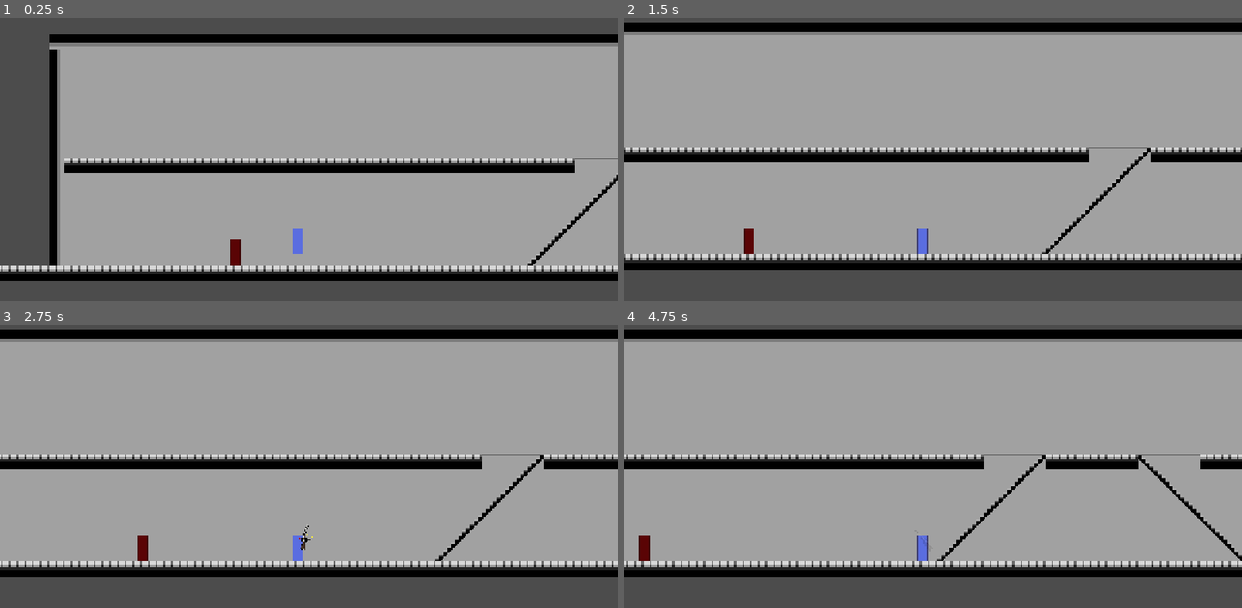
Above: before the commit, frames 1-4 (two rows, left to right).
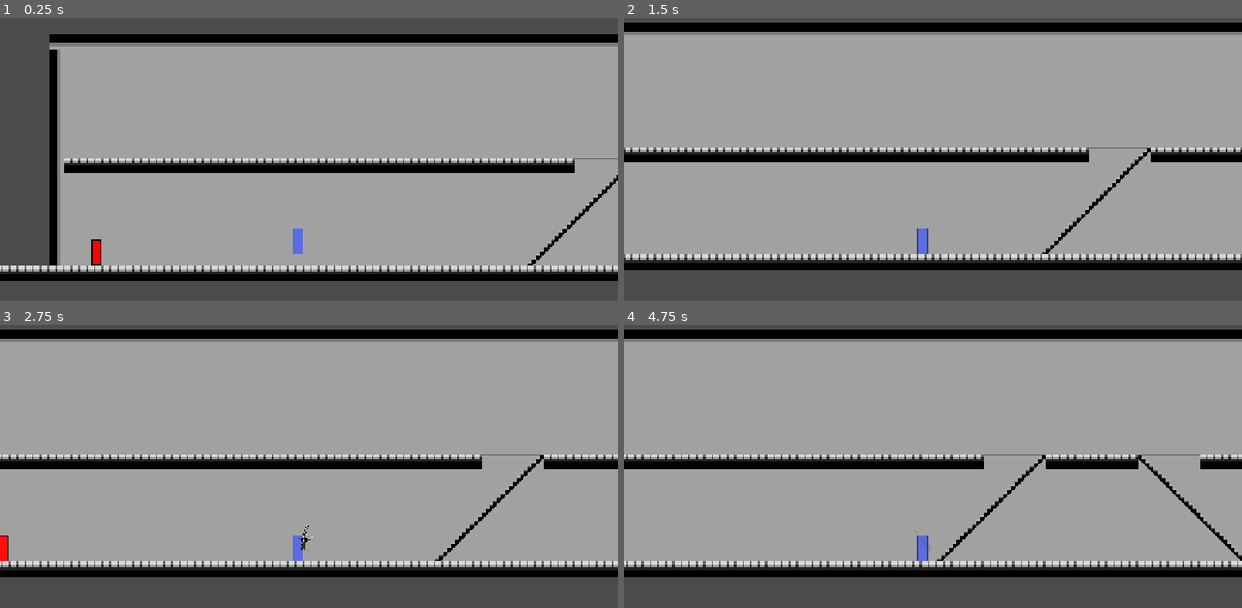
Above: after the commit, the same moments.

Repository: rohanwinsor/2dshooter-prototype
Game: Godot game, scene res://scripts/test_scene.tscn
Same seed, same stepped clock (60 frames per second), same inputs: the game is played once before the commit and once after it.
Inputs (mouse positions are in pixels of both pictures, inside the frame that each line leads up to):
- Up to frame 1 (0.25 s): no input
- Up to frame 2 (1.5 s): move the mouse to (1068, 111) at 0.52 s; hold Right mouse button (aim) 0.53-1.28 s; hold D (right) from 0.53 s (still down); tap Space (jump) at 0.77 s; click (1068, 111) at 0.8 s; move the mouse to (809, 145) at 1.27 s; click (809, 145) at 1.35 s
- Up to frame 3 (2.75 s): tap Space (jump) at 1.52 s; right-click (185, 452) at 1.55 s; move the mouse to (370, 358) at 2.02 s; release D (right) at 2.03 s; hold A (left) from 2.03 s (still down); hold Right mouse button (aim) from 2.03 s (still down); click (370, 358) at 2.3 s
- Up to frame 4 (4.75 s): move the mouse to (902, 503) at 2.77 s; release A (left) at 2.78 s; release Right mouse button (aim) at 2.78 s; hold D (right) 2.78-4.28 s; tap Shift (shift) at 2.85 s; tap Space (jump) at 3.02, 3.77, 4.52 s; right-click (902, 503) at 3.05 s; move the mouse to (1118, 486) at 3.52 s; click (1118, 486) at 3.6 s; move the mouse to (747, 381) at 4.27 s; hold A (left) from 4.28 s (still down); tap 1 (weapon_1) at 4.35 s; right-click (747, 381) at 4.55 s

The runs differ from the first frame. In frame 1, 0.3% of the frame differs, in the area x 14-39%, y 78-88%; in frame 2, 0.1%; in frame 3, 0.3%; in frame 4, 0.2%.

Commit message:
feat: add enemy AI with detection and engagement system

Diff:
--- a/entities/enemy.tscn
+++ b/entities/enemy.tscn
@@ -1,10 +1,78 @@
-[gd_scene load_steps=4 format=3 uid="uid://blbxecdtwf6kf"]
+[gd_scene load_steps=18 format=3 uid="uid://blbxecdtwf6kf"]
 
-[ext_resource type="Texture2D" uid="uid://bcnoqr02vgjst" path="res://assets/player.png" id="1_p7g5j"]
 [ext_resource type="Script" uid="uid://bd6gpigvm1xfg" path="res://scripts/enemy.gd" id="1_pqhw6"]
+[ext_resource type="Texture2D" uid="uid://dul2fjvh5hkah" path="res://assets/enemy.png" id="2_ae2me"]
+[ext_resource type="Texture2D" uid="uid://dlxw450qre2lu" path="res://assets/gun/gun_000.png" id="3_ae2me"]
+[ext_resource type="Texture2D" uid="uid://qflgm5lw7nj7" path="res://assets/gun/gun_001.png" id="4_fp52m"]
+[ext_resource type="Texture2D" uid="uid://c5g4so2ggedy8" path="res://assets/gun/gun_002.png" id="5_s5aq6"]
+[ext_resource type="Texture2D" uid="uid://dajmx6wdt7rw8" path="res://assets/gun/gun_003.png" id="6_od71d"]
+[ext_resource type="Texture2D" uid="uid://b3s2fit4cm6k8" path="res://assets/gun/gun_004.png" id="7_hjq3p"]
+[ext_resource type="Texture2D" uid="uid://cxp4hibt5af8q" path="res://assets/gun/gun_005.png" id="8_gdhdb"]
+[ext_resource type="Texture2D" uid="uid://chrv6sg36sawj" path="res://assets/gun/gun_006.png" id="9_raxss"]
+[ext_resource type="Texture2D" uid="uid://iad0edhvoypp" path="res://assets/gun/gun_007.png" id="10_l6mrk"]
+[ext_resource type="Texture2D" uid="uid://yoexh6fh084t" path="res://assets/gun/gun_008.png" id="11_osk6j"]
+[ext_resource type="Texture2D" uid="uid://bqsnjh8fb6eb7" path="res://assets/gun/gun_009.png" id="12_psot4"]
+[ext_resource type="Texture2D" uid="uid://pr38mod8nn2p" path="res://assets/gun/gun_010.png" id="13_vg2e3"]
+[ext_resource type="Texture2D" uid="uid://gj0p1sskq0wy" path="res://assets/gun/gun_011.png" id="14_qlx3c"]
+[ext_resource type="Texture2D" uid="uid://cpr2p0m03wwfg" path="res://assets/gun/gun_012.png" id="15_hikxb"]
 
 [sub_resource type="RectangleShape2D" id="RectangleShape2D_pqhw6"]
 size = Vector2(9, 28)
+
+[sub_resource type="SpriteFrames" id="SpriteFrames_ayeso"]
+animations = [{
+"frames": [{
+"duration": 1.0,
+"texture": ExtResource("3_ae2me")
+}],
+"loop": true,
+"name": &"idle",
+"speed": 5.0
+}, {
+"frames": [{
+"duration": 1.0,
+"texture": ExtResource("3_ae2me")
+}, {
+"duration": 1.0,
+"texture": ExtResource("4_fp52m")
+}, {
+"duration": 1.0,
+"texture": ExtResource("5_s5aq6")
+}, {
+"duration": 1.0,
+"texture": ExtResource("6_od71d")
+}, {
+"duration": 1.0,
+"texture": ExtResource("7_hjq3p")
+}, {
+"duration": 1.0,
+"texture": ExtResource("8_gdhdb")
+}, {
+"duration": 1.0,
+"texture": ExtResource("9_raxss")
+}, {
+"duration": 1.0,
+"texture": ExtResource("10_l6mrk")
+}, {
+"duration": 1.0,
+"texture": ExtResource("11_osk6j")
+}, {
+"duration": 1.0,
+"texture": ExtResource("12_psot4")
+}, {
+"duration": 1.0,
+"texture": ExtResource("13_vg2e3")
+}, {
+"duration": 1.0,
+"texture": ExtResource("14_qlx3c")
+}, {
+"duration": 1.0,
+"texture": ExtResource("15_hikxb")
+}],
+"loop": true,
+"name": &"shoot",
+"speed": 15.0
+}]
 
 [node name="Enemy" type="CharacterBody2D"]
 collision_layer = 2
@@ -14,8 +82,19 @@
 
 [node name="Sprite2D" type="Sprite2D" parent="."]
 scale = Vector2(0.5, 0.5)
-texture = ExtResource("1_p7g5j")
+texture = ExtResource("2_ae2me")
 
 [node name="CollisionShape2D" type="CollisionShape2D" parent="."]
 position = Vector2(-0.5, 2)
 shape = SubResource("RectangleShape2D_pqhw6")
+
+[node name="PlayerDetection" type="RayCast2D" parent="."]
+target_position = Vector2(46, 0)
+
+[node name="VisibleOnScreenNotifier2D" type="VisibleOnScreenNotifier2D" parent="."]
+
+[node name="Weapon" type="AnimatedSprite2D" parent="."]
+position = Vector2(17.999998, -1.9999999)
+scale = Vector2(0.06, 0.06)
+sprite_frames = SubResource("SpriteFrames_ayeso")
+animation = &"shoot"
--- a/scripts/enemy.gd
+++ b/scripts/enemy.gd
@@ -1,31 +1,169 @@
 extends CharacterBody2D
 
+const SPEED = 100.0
+const HUNT_SPEED = 50.0
+const ATTACK_RANGE = 200.0
+const DETECTION_TIME = 2.0  # seconds player must stay visible
 
-const SPEED = 300.0
-const JUMP_VELOCITY = -400.0
 @onready var sprite_2d: Sprite2D = $Sprite2D
-const GRAVITY = 1000.0  # pixels/sec²
+@onready var player_detection: RayCast2D = $PlayerDetection
+@onready var visible_on_screen_notifier_2d: VisibleOnScreenNotifier2D = $VisibleOnScreenNotifier2D
+@onready var weapon: AnimatedSprite2D = $Weapon
+
+var warning_shader: ShaderMaterial
+
 @export var spriteColor: Color = Color()
 @export var max_health: float = 100.0
+@export var state = State.IDLE
+@export var aim_tween_duration: float = 0.15
 
+var detection_distance: int = 1000
 var health: float
+var camera: Camera2D
+var is_player_detected: bool = false
+var player_loc: Vector2
+var previous_state: State = State.IDLE
+
+var player_visible_time: float = 0.0  # Time player stays in view
+
+enum State { IDLE, PATROL, HUNTING, ENGAGE }
+
 
 func _ready():
 	sprite_2d.modulate = spriteColor
 	health = max_health
+	if not camera:
+		camera = get_viewport().get_camera_2d()
+
+	# Setup warning flash shader
+	var shader = load("res://shaders/enemy_warning_flash.gdshader")
+	warning_shader = ShaderMaterial.new()
+	warning_shader.shader = shader
+	sprite_2d.material = warning_shader
+
+	# Weapon starts hidden
+	weapon.visible = true
+	weapon.modulate.a = 0.0
+
+
+func check_for_player(direction, delta) -> void:
+	if visible_on_screen_notifier_2d.is_on_screen():
+		player_detection.target_position = direction * detection_distance
+		player_detection.force_raycast_update()
+		if player_detection.is_colliding():
+			var collider = player_detection.get_collider()
+			if collider.is_in_group("Player"):
+				is_player_detected = true
+				player_loc = collider.global_position
+				player_visible_time += delta
+				return
+	# If lost sight of player, reset timer
+	is_player_detected = false
+	player_visible_time = 0.0
+
 
 func _physics_process(delta: float) -> void:
-	# Add the gravity.
+	var direction := Vector2(1, 0)
+	if sprite_2d.flip_h:
+		direction.x = -1
+
 	if not is_on_floor():
-		velocity.y += GRAVITY * delta
+		velocity += get_gravity() * delta
+
+	check_for_player(direction, delta)
+
+	# Update warning flash shader based on detection progress
+	if state in [State.IDLE, State.PATROL] and is_player_detected:
+		var flash_intensity = clamp(player_visible_time / DETECTION_TIME, 0.0, 1.0)
+		warning_shader.set_shader_parameter("flash_intensity", flash_intensity)
+	else:
+		# Reset flash when not detecting or in other states
+		warning_shader.set_shader_parameter("flash_intensity", 0.0)
+
+	if player_visible_time >= DETECTION_TIME and state in [State.IDLE, State.PATROL]:
+		change_state(State.HUNTING)
+
+	match state:
+		State.IDLE:
+			handle_idle_state(delta)
+		State.PATROL:
+			handle_patrol_state(delta)
+		State.HUNTING:
+			handle_hunting_state(delta)
+		State.ENGAGE:
+			handle_engage_state(delta)
+
 	move_and_slide()
+
+
+# ---------- STATE MANAGEMENT ---------- #
+
+func change_state(new_state: State) -> void:
+	if state == new_state:
+		return
+	previous_state = state
+	state = new_state
+	on_enter_state(new_state)
+
+
+func on_enter_state(new_state: State) -> void:
+	match new_state:
+		State.HUNTING:
+			print("Raise weapon - prepare to engage player")
+			# Reset warning flash when entering hunt state
+			warning_shader.set_shader_parameter("flash_intensity", 0.0)
+			var tween = create_tween().set_parallel(true)
+			tween.tween_property(weapon, "modulate:a", 1.0, aim_tween_duration)
+			# TODO: Play weapon raise animation here
+
+		State.ENGAGE:
+			print("Player in range - prepare to shoot")
+			# TODO: Trigger attack animation here
+
+		State.IDLE, State.PATROL:
+			var tween = create_tween().set_parallel(true)
+			tween.tween_property(weapon, "modulate:a", 0.0, aim_tween_duration)
+
+
+# ---------- STATE HANDLERS ---------- #
+
+func handle_idle_state(delta: float) -> void:
+	velocity.x = 0
+
+
+func handle_patrol_state(delta: float) -> void:
+	# TODO: Implement patrol logic
+	pass
+
+
+func handle_hunting_state(delta: float) -> void:
+	var dir = player_loc - global_position
+	var distance = dir.length()
+
+	if distance <= ATTACK_RANGE:
+		change_state(State.ENGAGE)
+		return
+
+	dir = dir.normalized()
+	velocity.x = dir.x * HUNT_SPEED
+	sprite_2d.flip_h = dir.x < 0
+
+
+func handle_engage_state(delta: float) -> void:
+	print("Shoot player if visible")
+	# TODO: Shooting logic goes here
+	velocity.x = 0
+	weapon.play("shoot")
+
+
+# ---------- MISC ---------- #
 
 func take_damage(damage: float) -> void:
 	health -= damage
 	print("Enemy took ", damage, " damage. Health: ", health, "/", max_health)
-
 	if health <= 0:
 		die()
+
 
 func die() -> void:
 	print("Enemy died!")
--- a/scripts/player.gd
+++ b/scripts/player.gd
@@ -47,6 +47,7 @@
 var rifle_y_offset: float = -85.0  # From the rifle's offset.y
 
 func _ready() -> void:
+	add_to_group("Player")
 	muzzle_flash.enabled = false
 	weapon_root.visible = false
 
@@ -145,7 +146,8 @@
 	if can_shoot and not is_reloading and current_gun.animation != "idle":
 		current_gun.play("idle")
 
-	if Input.is_action_pressed("up") or Input.is_action_pressed("down") and can_use_stair:
+	if (Input.is_action_pressed("up") or Input.is_action_pressed("down")) and can_use_stair:
+		print("can_use_stair ::", can_use_stair)
 		enable_stair_collision()
 		disable_landing_collision()
 
@@ -270,6 +272,7 @@
 
 # Called by StairZone when player enters
 func enter_stair_zone(zone: Area2D) -> void:
+	print("enter stair zone")
 	can_use_stair = true
 	if not (Input.is_action_pressed("up") or Input.is_action_pressed("down")):
 		# if the player is not pressing the up or down button we can disable the stairs
@@ -279,4 +282,5 @@
 
 # Called by StairZone when player enters
 func exit_stair_zone(zone: Area2D) -> void:
+	print("exit stair zone")
 	can_use_stair = false
--- a/scripts/test_scene.tscn
+++ b/scripts/test_scene.tscn
@@ -46,6 +46,7 @@
 
 [node name="Player" parent="." instance=ExtResource("1_1nsno")]
 position = Vector2(146, -140)
+collision_layer = 1
 
 [node name="Camera2D" type="Camera2D" parent="Player"]
 position = Vector2(11, -148)
@@ -90,4 +91,4 @@
 scale = Vector2(0.46975404, 0.5370434)
 
 [node name="Enemy" parent="." instance=ExtResource("5_7kyx1")]
-position = Vector2(81, -141)
+position = Vector2(-63, -149)
--- /dev/null
+++ b/shaders/enemy_warning_flash.gdshader
@@ -0,0 +1,26 @@
+shader_type canvas_item;
+
+// Parameter to control the warning intensity (0.0 = normal, 1.0 = full white flash)
+uniform float flash_intensity : hint_range(0.0, 1.0) = 0.0;
+
+// Flash speed multiplier
+uniform float flash_speed : hint_range(0.0, 10.0) = 5.0;
+
+void fragment() {
+	// Get the original texture color
+	vec4 tex_color = texture(TEXTURE, UV);
+
+	// Create a pulsing effect using sine wave
+	float pulse = sin(TIME * flash_speed) * 0.5 + 0.5; // Oscillates between 0 and 1
+
+	// Mix between pulse and constant based on intensity
+	// At low intensity, more pulsing. At high intensity, more constant white
+	float flash_amount = flash_intensity * (0.3 + pulse * 0.7);
+
+	// Blend original color with white based on flash amount
+	vec3 white = vec3(1.0, 1.0, 1.0);
+	vec3 final_color = mix(tex_color.rgb, white, flash_amount);
+
+	// Output the final color with original alpha
+	COLOR = vec4(final_color, tex_color.a);
+}
Binary file added: assets/enemy.png
Not shown, added: assets/enemy.png.import
Not shown, added: shaders/enemy_warning_flash.gdshader.uid
